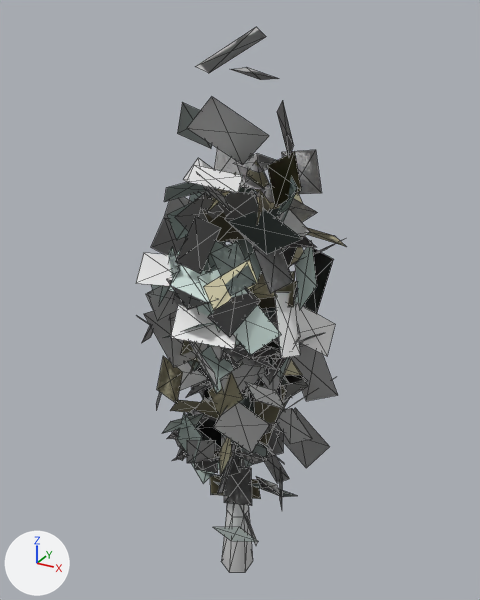
A saved change to the glTF model public/models/homes/tree-poplar-detail.lod0.glb.
The view is the same before and after, from a camera (50 mm lens) standing at (2.44, -4.43, 5.06) and looking at (-0.06, 0.12, 2.79). Every picture has the same lights, and +X, +Y and +Z are marked at lower left. The older version comes first. Mesh edges are drawn as thin lines. Vertices at exactly the same position are counted once.

The first picture shows 'tree-poplar-detail'.
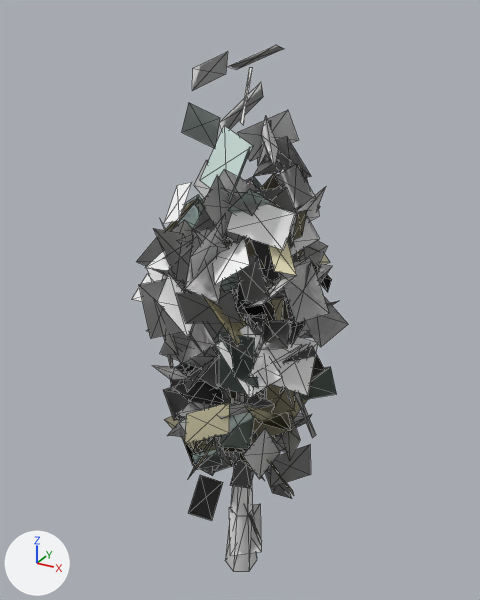
Location of each change, (x1, y1, x2, y2) in pixels of the pictures (480 x 600 px; the box of a moved part takes in the faces that stretch with it):
'tree-poplar-detail', reshaped, moved, rescaled: before (136, 27, 345, 572); after (132, 45, 348, 571)
part 1 of me_tree_poplar_detail, moved or reshaped: before (222, 389, 253, 572); after (225, 392, 257, 571)
part 2 of me_tree_poplar_detail, moved or reshaped (not visible before): after (221, 389, 232, 402)
part 3 of me_tree_poplar_detail, moved or reshaped: before (136, 148, 303, 545); after (137, 45, 348, 544)

The change in detail:
me_tree_poplar_detail is used by ob_tree_poplar_detail; location (0.0, 0.0, 2.47); scale (2.47, 2.47, 2.47).
me_tree_poplar_detail had 1814 vertices, 2148 faces and spanned x -0.35..0.35, y -0.36..0.36, z -1.0..1.0.
me_tree_poplar_detail now has 1814 vertices, 2148 faces and spans x -0.34..0.34, y -0.36..0.36, z -1.0..1.0.
me_tree_poplar_detail part 1: the loose piece of 36 vertices spanning x -0.06..0.05, y -0.07..0.06, z -1.0..0.34 is scaled about its middle by 1.02, then moved by (0.01, 0.01, 0.02).
me_tree_poplar_detail part 2: the loose piece of 21 vertices spanning x -0.11..0.02, y -0.03..0.0, z -0.37..-0.13 is moved by (0.01, 0.01, 0.02).
me_tree_poplar_detail part 3: 1474 of 1814 vertices moved; they spanned x -0.35..0.35, y -0.36..0.36, z -0.85..1.0 and now span x -0.34..0.34, y -0.36..0.36, z -0.92..1.0; mean shift (0.01, 0.02, 0.05); largest move (-0.13, 0.16, -0.64) -> (0.12, 0.06, 0.98).
Other edits to the shape of me_tree_poplar_detail do not show in these pictures.
Object 'tree-poplar-detail' (ob_tree_poplar_detail) moves from (0.0, 0.0, 2.47) to (0.0, 0.0, 2.415).
Object 'tree-poplar-detail' (ob_tree_poplar_detail) is rescaled from (2.47, 2.47, 2.47) to (2.42, 2.42, 2.42).
